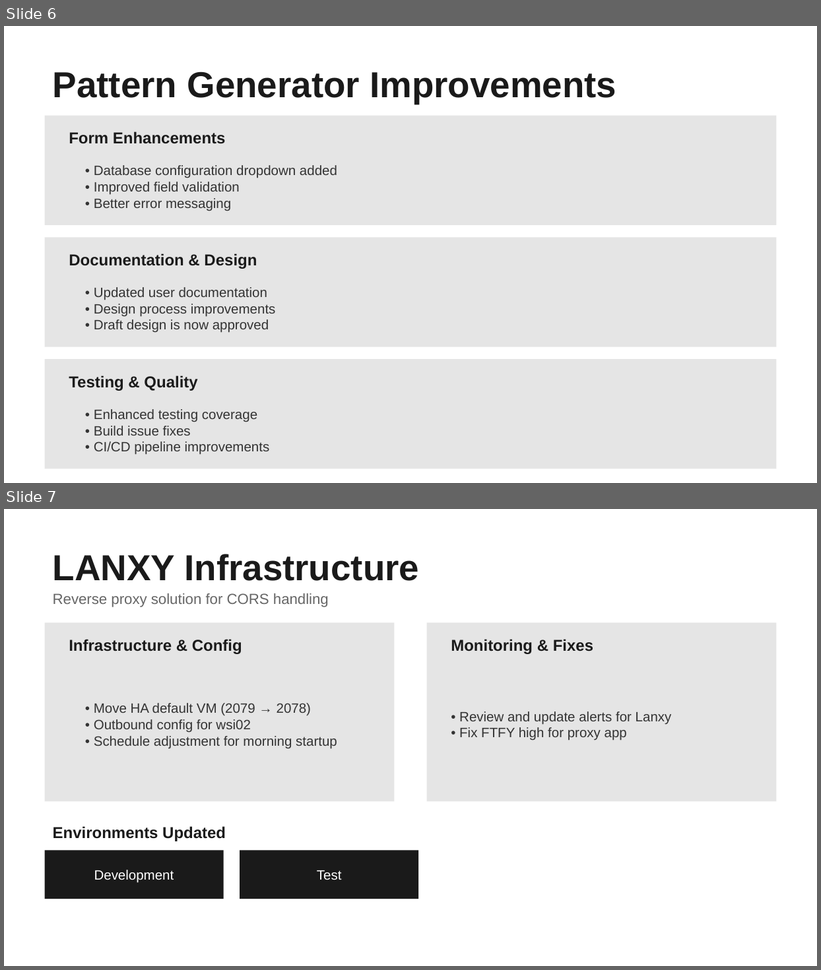
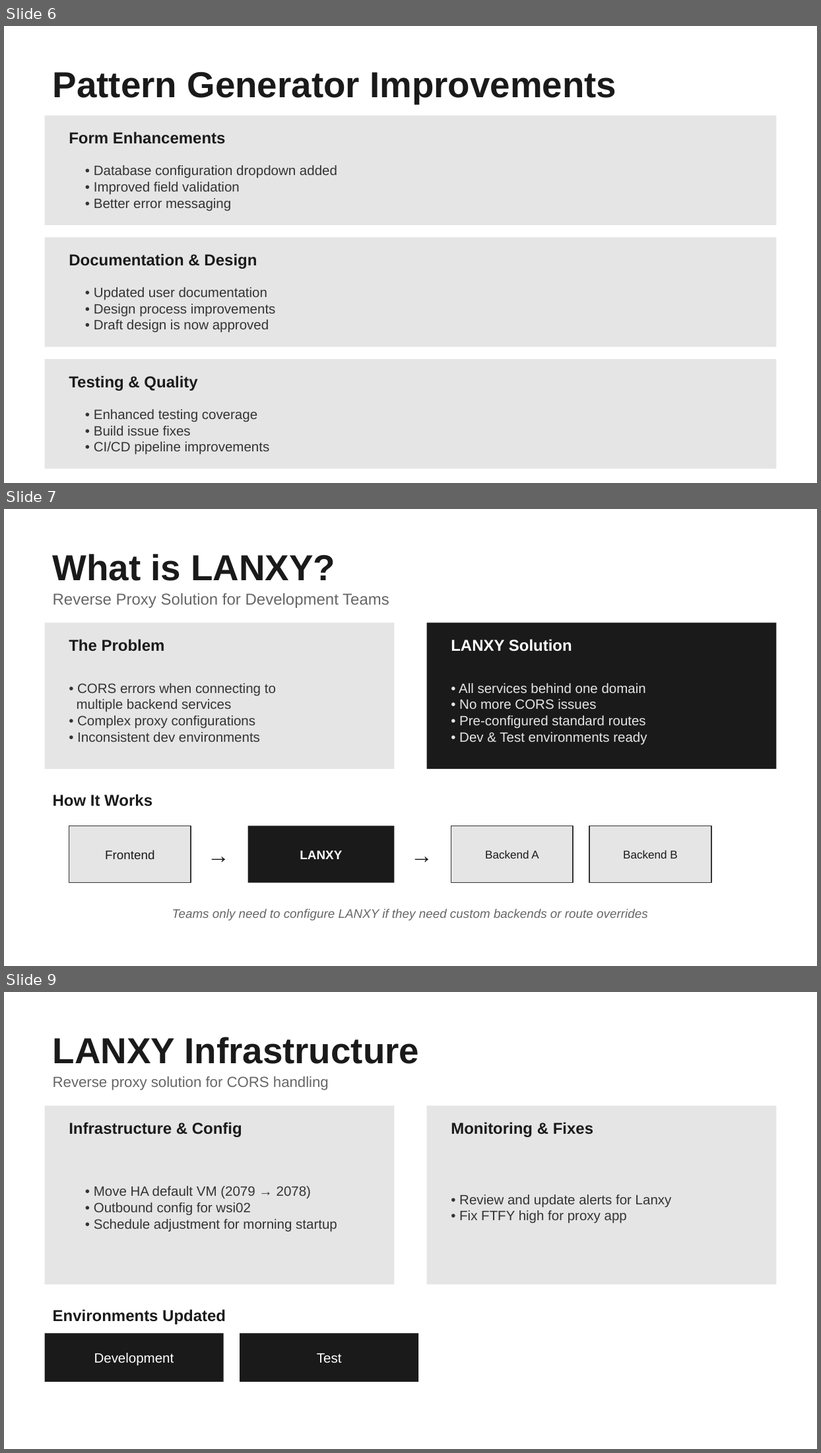
Before and after one commit to dheeju25/AzureAIArchitect, a slide deck: Sprint_Review_Presentation.pptx. Shown one above the other, each under a label of ours: slides 6 and 7 before the commit, slides 6, 7 and 9 after it; the slides between them are not shown. The pictures are 821x970 and 821x1453 pixels, drawn with LibreOffice and Linux fonts; fonts in the diff are those of the drawing. Boxes give left, top, right and bottom in pixels: in the first picture for what was removed or moved away, otherwise in the second. Text is boxed around its words. In the diff, an @@ line names an element or a change of style, - is before the commit and + after.

```diff
--- a/Sprint_Review_Presentation.pptx
+++ b/Sprint_Review_Presentation.pptx
@@ slide 7 added at [4,509,817,966], background #FFFFFF @@
@@ text added at [53,554,335,581], 32 pt, text #1A1A1A, bold @@
+What is LANXY?
@@ text added at [53,593,389,608], 14 pt, text #666666 @@
+Reverse Proxy Solution for Development Teams
@@ rectangle added at [45,623,394,769], fill #E5E5E5 @@
@@ rectangle added at [427,623,776,769], fill #1A1A1A @@
@@ text added at [69,639,165,652], 14 pt, text #1A1A1A, bold @@
+The Problem
@@ text added at [451,639,572,652], 14 pt, text #FFFFFF, bold @@
+LANXY Solution
@@ text added at [77,683,276,742], 12 pt, text #333333 @@
+• CORS errors when connecting to
+multiple backend services
+• Complex proxy configurations
+• Inconsistent dev environments
@@ text added at [459,683,647,745], 12 pt, text #E5E5E5 @@
+• All services behind one domain
+• No more CORS issues
+• Pre-configured standard routes
+• Dev & Test environments ready
@@ text added at [53,794,152,807], 14 pt, text #1A1A1A, bold @@
+How It Works
@@ rectangle added at [69,826,191,883], fill #E5E5E5, outline #333333 1 pt @@
@@ text added at [199,834,240,875], 20 pt, text #1A1A1A @@
+→
@@ rectangle added at [248,826,394,883], fill #1A1A1A @@
@@ text added at [403,834,443,875], 20 pt, text #1A1A1A @@
+→
@@ rectangle added at [451,826,573,883], fill #E5E5E5, outline #333333 1 pt @@
@@ rectangle added at [589,826,712,883], fill #E5E5E5, outline #333333 1 pt @@
@@ text added at [105,850,154,859], 11 pt, text #1A1A1A @@
+Frontend
@@ text added at [300,851,342,859], 11 pt, text #FFFFFF, bold @@
+LANXY
@@ text added at [485,850,539,859], 10 pt, text #1A1A1A @@
+Backend A
@@ text added at [623,850,677,859], 10 pt, text #1A1A1A @@
+Backend B
@@ text added at [172,909,648,921], 11 pt, text #666666, italic @@
+Teams only need to configure LANXY if they need custom backends or route overrides
@@ what was slide 7 is now slide 9 @@
```
Also in this commit, not shown: 1 slide changed, 1 other slide added.
